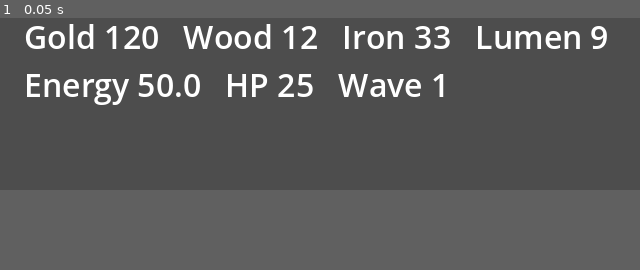
Above: before the commit, frame 1.
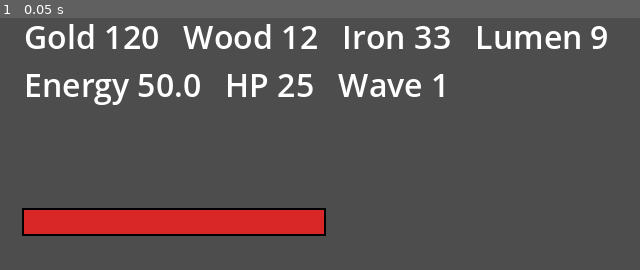
Above: after the commit, the same moment.

Repository: Petru101/ferret
Game: Godot game, scene res://main.tscn
Two runs of this game, one before a commit and one after it. Both use one fixed random seed, a clock stepped at 60 frames per second and the inputs below.
Inputs:
- Up to frame 1 (0.05 s): no input
The window is 640x200 before the commit and 640x280 after it. Grey fills any space a smaller window leaves; there, only what the larger window draws over its background counts as a difference.

The runs differ from the first frame. In frame 1, 5.3% of the frame differs, in the area x 3-51%, y 75-87%.

Commit message:
Search bars by how full they are: a copy of memory, then shares of the whole
A box with no number in it, picked while full, is a bar. The helper copies the game's
writable memory to disk (snap) and keeps the places whose value moved as the bar did
(next bar); a few left are checked by writing half the value and watching the bar halve.
The Godot stand-in draws its health as a bar for the test.

Co-Authored-By: Claude Opus 5.5 <noreply@anthropic.com>

Diff:
--- a/test-game/godot4/main.gd
+++ b/test-game/godot4/main.gd
@@ -6,7 +6,8 @@
 #   StringName keys, kind 3), wave (keeps a snapshot of the player), hurt N (health of the
 #   player node, entities/player.gd), despawn / spawn / respawn (frees the player node and
 #   makes a new one, as Brotato does every wave), hit N (health of the enemy named Boss; two
-#   unnamed enemies run the same script), show, quit N.
+#   unnamed enemies run the same script), show, quit N. The player's health is also drawn as a
+#   bar (300x24 at 24,220, redrawn every frame), for bar searches.
 # Run: <binary> -- <cmd file> <log file>
 
 var cmd_path := ""
@@ -42,7 +43,17 @@
 		player = null
 
 
+func _draw() -> void:
+	var full := 0.0
+	if player != null:
+		full = clampf(float(player.current_stats.health) / player.current_stats.max_health, 0.0, 1.0)
+	draw_rect(Rect2(22, 218, 304, 28), Color.BLACK)
+	draw_rect(Rect2(24, 220, 300, 24), Color(0.25, 0.05, 0.05))
+	draw_rect(Rect2(24, 220, 300 * full, 24), Color(0.85, 0.15, 0.15))
+
+
 func _process(delta: float) -> void:
+	queue_redraw()
 	since += delta
 	if since < 0.1 or cmd_path == "" or not FileAccess.file_exists(cmd_path):
 		return
--- a/test-game/godot4/project.godot
+++ b/test-game/godot4/project.godot
@@ -13,7 +13,7 @@
 [display]
 
 window/size/viewport_width=640
-window/size/viewport_height=200
+window/size/viewport_height=280
 
 [rendering]
 
Not shown, changed: helper/src/helper.rs
Not shown, added: src/bar.rs
Not shown, changed: src/cli.rs
Not shown, changed: src/core.rs
Not shown, changed: src/gui/find.rs
Not shown, changed: src/gui/mod.rs
Not shown, changed: src/gui/phase.rs
Not shown, changed: src/main.rs
